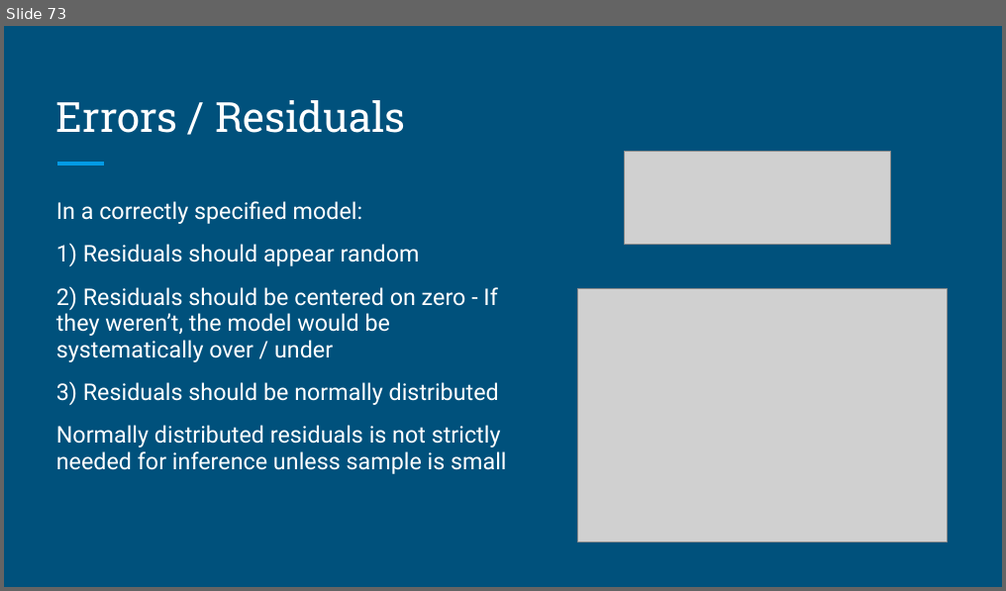
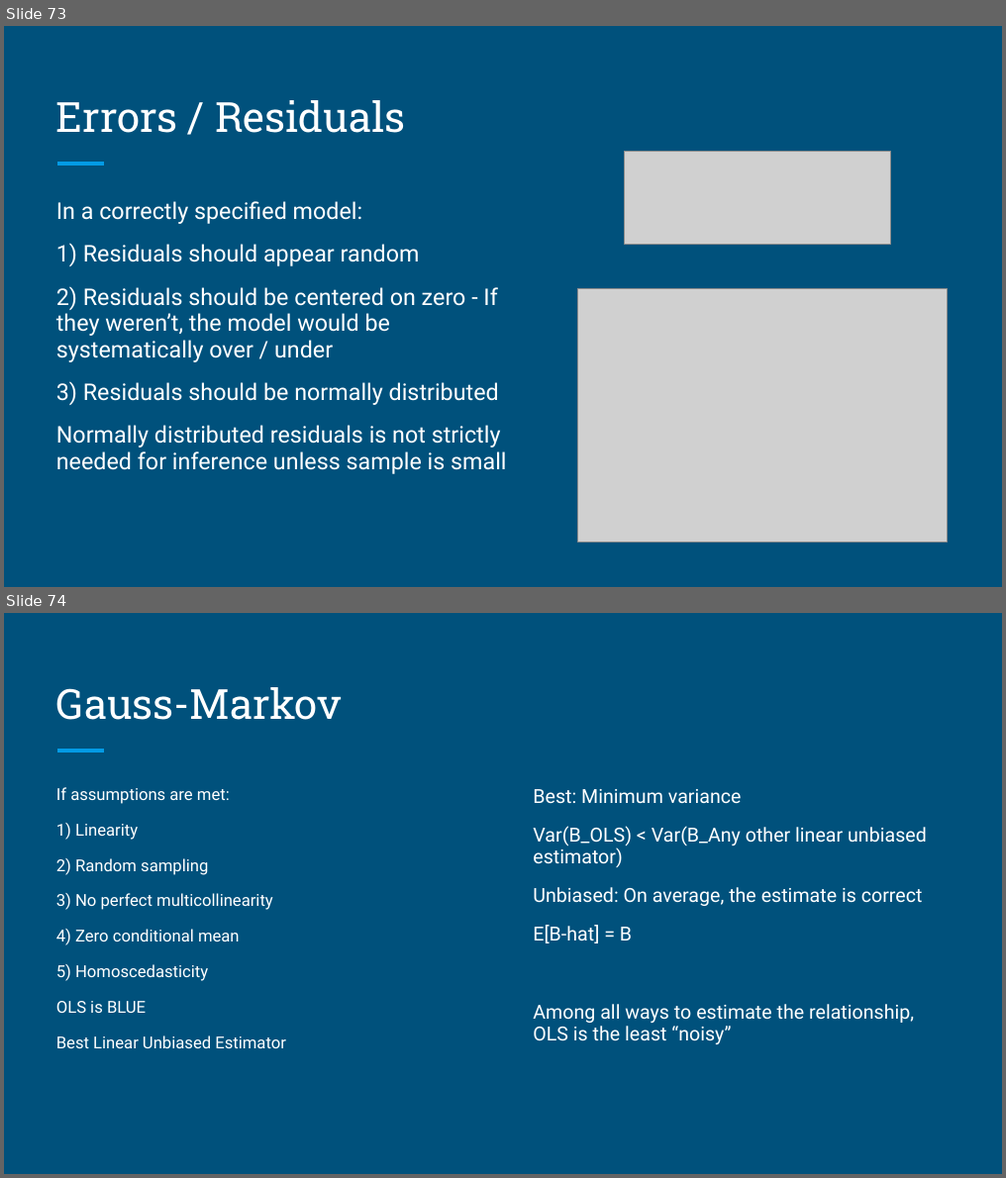
Before and after one commit to rjwrobel86/applied-business-statistics, a slide deck: course-materials/slides/Regression Assumptions.pptx. Shown one above the other, each under a label of ours: slide 73 before the commit, slides 73 and 74 after it. The pictures are 1006x591 and 1006x1178 pixels, drawn with LibreOffice and Linux fonts; fonts in the diff are those of the drawing; grey boxes stand for pictures. Boxes give left, top, right and bottom in pixels: in the first picture for what was removed or moved away, otherwise in the second. Text is boxed around its words. In the diff, an @@ line names an element or a change of style, - is before the commit and + after.

```diff
--- a/course-materials/slides/Regression Assumptions.pptx
+++ b/course-materials/slides/Regression Assumptions.pptx
@@ slide 74 added at [4, 613, 1002, 1174], background #00517C; not listed: 1 template element that a slide beside it also shows @@
@@ title added at [56, 687, 342, 720], 30 pt, text #FFFFFF @@
+Gauss-Markov
@@ text added at [56, 787, 286, 1049], 11.9 pt, text #FFFFFF @@
+If assumptions are met:
+1) Linearity
+2) Random sampling
+3) No perfect multicollinearity
+4) Zero conditional mean
+5) Homoscedasticity
+OLS is BLUE
+Best Linear Unbiased Estimator
@@ text added at [533, 789, 927, 1045], 14 pt, text #FFFFFF @@
+Best: Minimum variance
+Var(B_OLS) < Var(B_Any other linear unbiased estimator)
+Unbiased: On average, the estimate is correct
+E[B-hat] = B
+Among all ways to estimate the relationship, OLS is the least “noisy”
```
Also in this commit, not shown: 1 slide changed, 8 other files.
